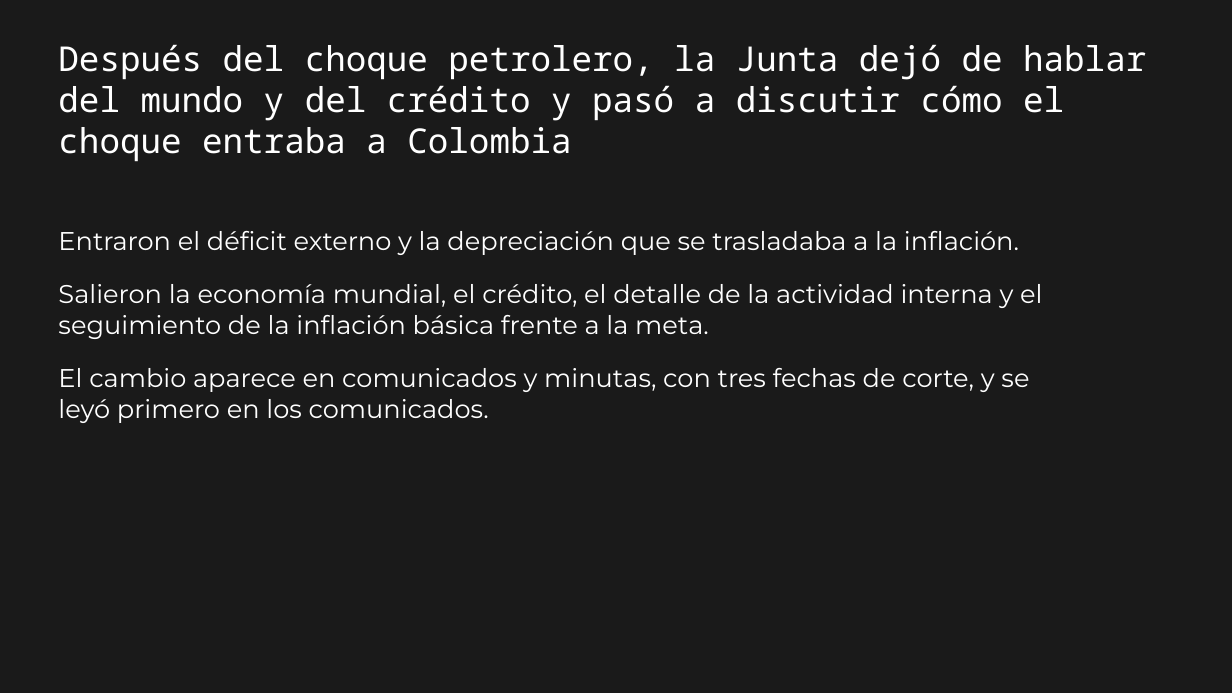
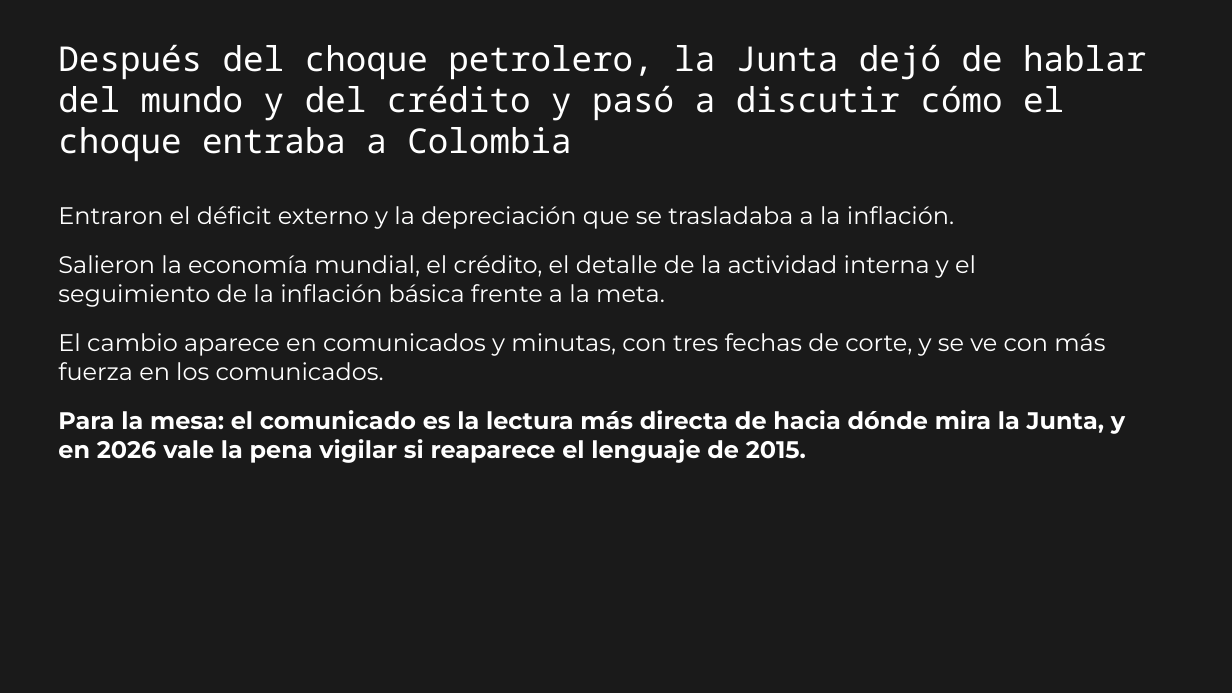
Before and after one commit to talleres-ECON3785/taller_03, a slide deck: slide 2 of 04_Presentaciones/borrador_presentacion.pptx. Drawn at 1232x693 pixels with LibreOffice and Linux fonts; fonts in the diff are those of the drawing. Boxes give left, top, right and bottom in pixels: in the first picture for what was removed or moved away, otherwise in the second. Text is boxed around its words. In the diff, an @@ line names an element or a change of style, - is before the commit and + after.

```diff
--- a/04_Presentaciones/borrador_presentacion.pptx
+++ b/04_Presentaciones/borrador_presentacion.pptx
@@ text "Entraron el déficit externo y ...": place and size @@
-text "Entraron el déficit externo y ..." at [58, 231, 1042, 423]
+text "Entraron el déficit externo y ..." at [58, 206, 1125, 463]
@@ text at [58, 206, 976, 307]: size 30 to 28 pt in "Entraron el déficit externo y la depreciación ...", "Salieron la economía mundial, el crédito, el ..."; less space between paragraphs @@
@@ text at [58, 333, 1125, 463]: text changed; size 30 to 28 pt; bold on @@
-El cambio aparece en comunicados y minutas, con tres fechas de corte, y se leyó primero en los comunicados.
+El cambio aparece en comunicados y minutas, con tres fechas de corte, y se ve con más fuerza en los comunicados.
+Para la mesa: el comunicado es la lectura más directa de hacia dónde mira la Junta, y en 2026 vale la pena vigilar si reaparece el lenguaje de 2015.
```
Also in this commit, not shown: 12 other slides changed, 5 other files.
